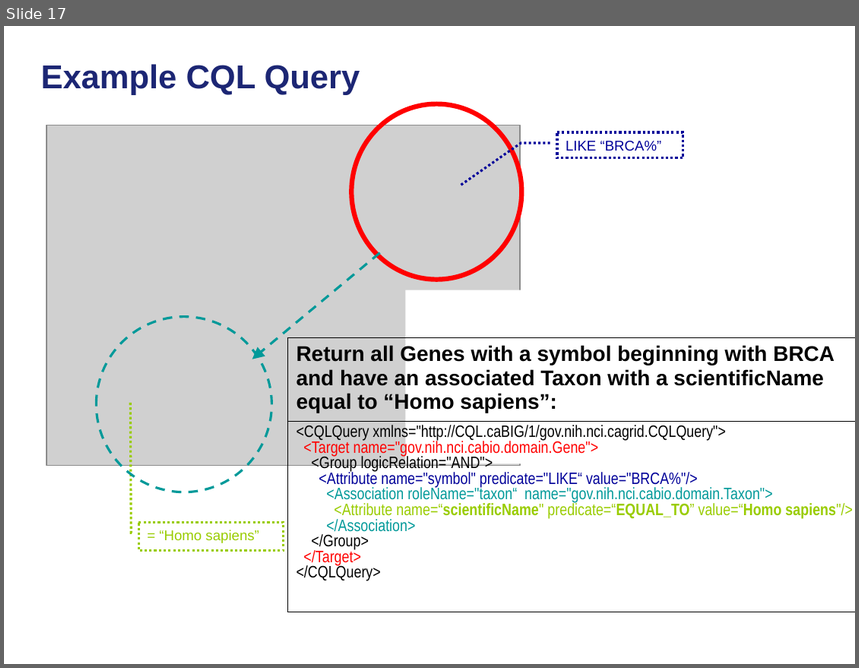
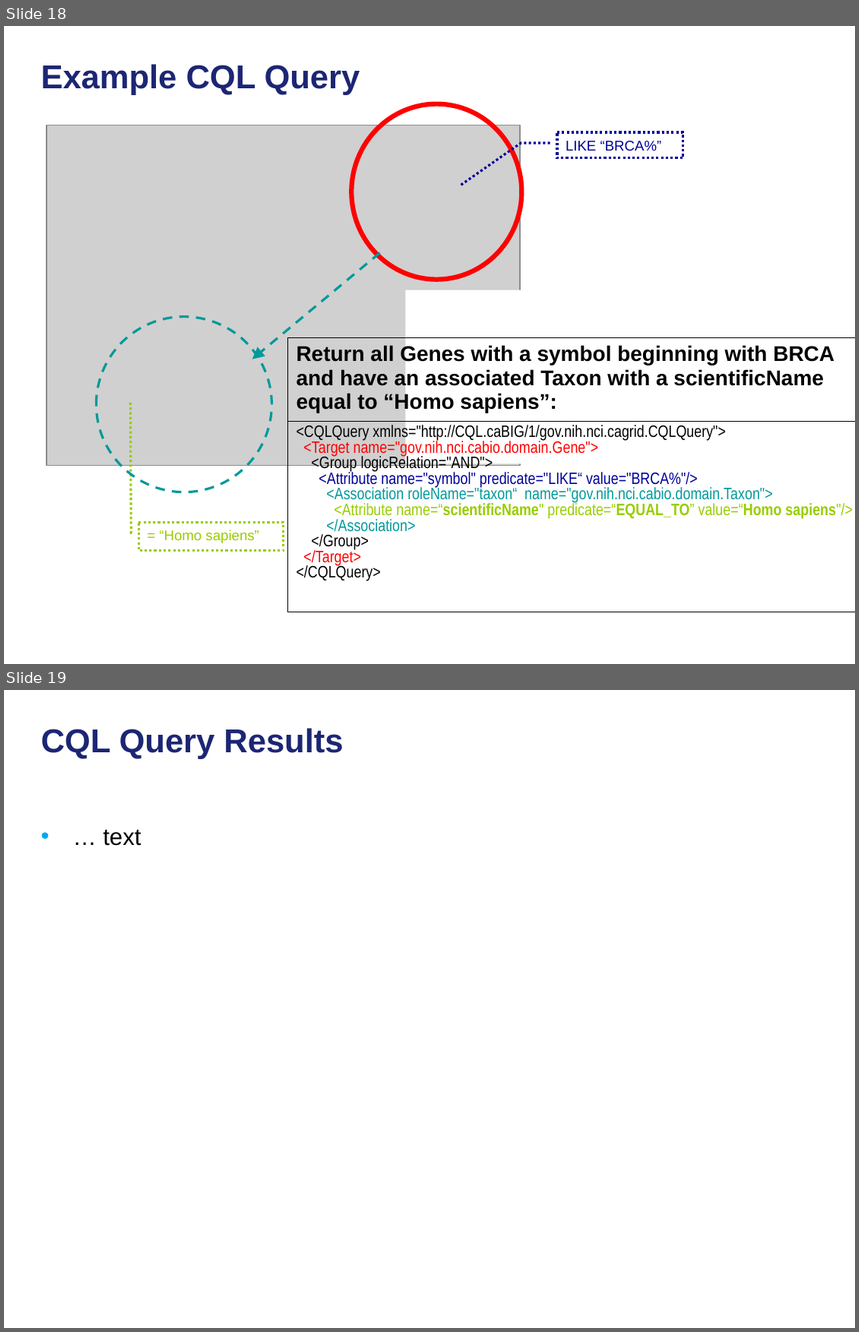
Before and after one commit to NCIP/cagrid-docs, a slide deck: presentations/200906_Novartis/caGrid Data Services.pptx. Shown one above the other, each under a label of ours: slide 17 before the commit, slides 18 and 19 after it. The pictures are 859x668 and 859x1332 pixels, drawn with LibreOffice and Linux fonts; fonts in the diff are those of the drawing; grey boxes stand for pictures; background and template pictures are left out. Boxes give left, top, right and bottom in pixels: in the first picture for what was removed or moved away, otherwise in the second. Text is boxed around its words. In the diff, an @@ line names an element or a change of style, - is before the commit and + after.

```diff
--- a/presentations/200906_Novartis/caGrid Data Services.pptx
+++ b/presentations/200906_Novartis/caGrid Data Services.pptx
@@ slide 19 added at [4,690,855,1328], background picture (left out) @@
@@ title added at [41,728,343,759], 28 pt, text #1C2674, bold @@
+CQL Query Results
@@ text added at [103,830,141,846], 20 pt, text #000000 @@
+• … text
@@ what was slide 17 is now slide 18 @@
```
Also in this commit, not shown: 1 slide changed, 1 other slide added.
